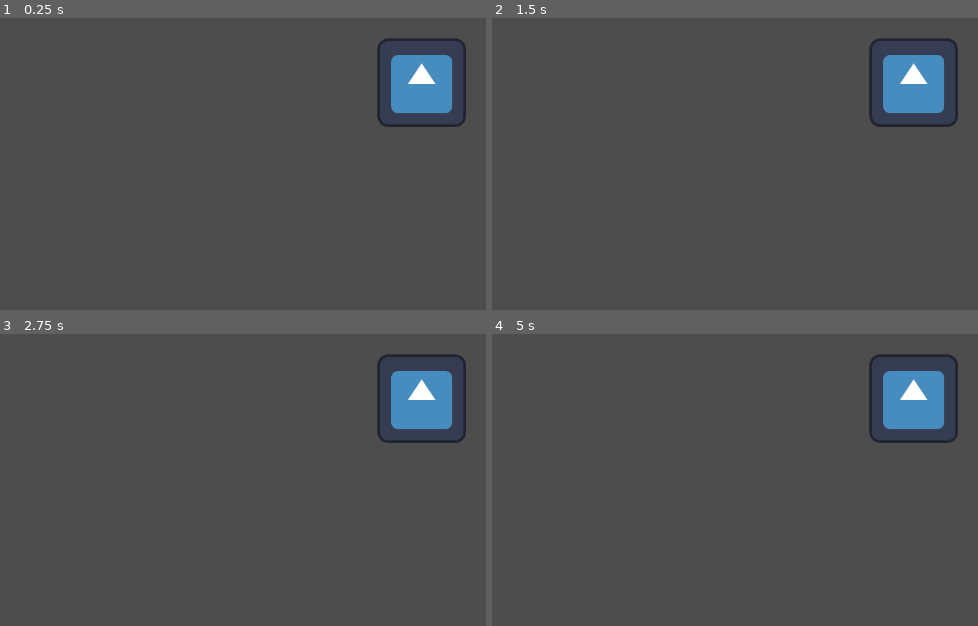
Above: before the commit, frames 1-4 (two rows, left to right).
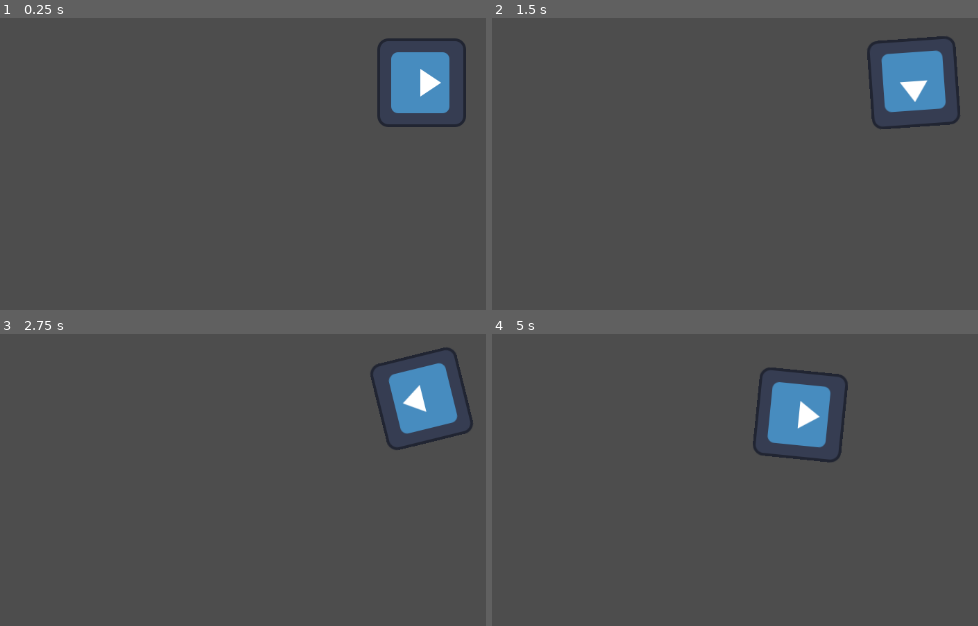
Above: after the commit, the same moments.

Repository: coco3167/Asteroids
Game: Godot game, scene res://Nodes/Scene.tscn
Same seed, same stepped clock (60 frames per second), same inputs: the game is played once before the commit and once after it. The engine's default icon, where the game draws it, is replaced by a stand-in: a white triangle on a blue panel in a dark square.
Inputs:
- Up to frame 1 (0.25 s): no input
- Up to frame 2 (1.5 s): tap Enter at 0.5 s; hold Right (ui_right) 0.53-1.28 s; hold Down (ui_down) from 1.28 s (still down)
- Up to frame 3 (2.75 s): tap Space at 2 s; release Down (ui_down) at 2.03 s; hold Right (ui_right) from 2.03 s (still down)
- Up to frame 4 (5 s): release Right (ui_right) at 2.78 s; hold Up (ui_up) 2.78-3.53 s; hold Left (ui_left) from 3.53 s (still down)

The runs differ from the first frame. In frame 1, 0.5% of the frame differs, in the area x 80-94%, y 11-33%; in frame 2, 1.1%; in frame 3, 1.8%; in frame 4, 6.5%, in the area x 53-96%, y 6-44%.

Commit message:
Player Movement
Player Movement Done

Diff:
--- a/Nodes/Player.tscn
+++ b/Nodes/Player.tscn
@@ -1,10 +1,21 @@
-[gd_scene load_steps=3 format=3 uid="uid://4u2d2j2qgc37"]
+[gd_scene load_steps=4 format=3 uid="uid://4u2d2j2qgc37"]
 
 [ext_resource type="Script" path="res://Scripts/Movement.gd" id="1_fg7wh"]
 [ext_resource type="Texture2D" uid="uid://cibr2cpydar7t" path="res://icon.svg" id="2_hueji"]
 
+[sub_resource type="RectangleShape2D" id="RectangleShape2D_ilg0r"]
+size = Vector2(128, 128)
+
 [node name="Node2D" type="Node2D"]
+
+[node name="CharacterBody2D" type="CharacterBody2D" parent="."]
 script = ExtResource("1_fg7wh")
+acceleration = 2
+rotationAcceleration = 2
 
-[node name="Sprite2D" type="Sprite2D" parent="."]
+[node name="Sprite2D" type="Sprite2D" parent="CharacterBody2D"]
+rotation = 1.5708
 texture = ExtResource("2_hueji")
+
+[node name="CollisionShape2D" type="CollisionShape2D" parent="CharacterBody2D"]
+shape = SubResource("RectangleShape2D_ilg0r")
--- a/Scripts/Movement.gd
+++ b/Scripts/Movement.gd
@@ -1,10 +1,8 @@
-extends Node2D
+extends CharacterBody2D
 
 @export var acceleration = 1
-var _speed = 0
 
 @export var rotationAcceleration = 1
-var _rotation = 0
 
 
 
@@ -14,17 +12,14 @@
 
 
 # Called every frame. 'delta' is the elapsed time since the previous frame.
-func _process(delta):
-	HandleSpeed()
-	HandleRotation()
-	print(str(_speed) + " " + str(_rotation))
+func _physics_process(delta):
+	HandleRotation(delta)
+	HandleSpeed(delta)
+	print(str(velocity) + " " + str(rotation))
+	move_and_slide()
 
-func HandleSpeed():
-	_speed += acceleration * ((int)(Input.is_action_pressed("ui_up")) - (int)(Input.is_action_pressed("ui_down")))
-	_speed = max(0, _speed)
+func HandleSpeed(delta):
+	velocity += int(Input.is_action_pressed("up")) * acceleration * transform.x
 
-func HandleRotation():
-	_rotation += rotationAcceleration * ((int)(Input.is_action_pressed("ui_right")) - (int)(Input.is_action_pressed("ui_left")))
-	#Handle overflow
-	_rotation = max(-180, _rotation)
-	_rotation = min(180, _rotation)
+func HandleRotation(delta):
+	rotation += (Input.get_axis("left", "right")) * rotationAcceleration * delta
--- a/project.godot
+++ b/project.godot
@@ -15,6 +15,33 @@
 config/features=PackedStringArray("4.0", "Mobile")
 config/icon="res://icon.svg"
 
+[input]
+
+left={
+"deadzone": 0.5,
+"events": [Object(InputEventKey,"resource_local_to_scene":false,"resource_name":"","device":0,"window_id":0,"alt_pressed":false,"shift_pressed":false,"ctrl_pressed":false,"meta_pressed":false,"pressed":false,"keycode":0,"physical_keycode":4194319,"key_label":0,"unicode":0,"echo":false,"script":null)
+, Object(InputEventKey,"resource_local_to_scene":false,"resource_name":"","device":-1,"window_id":0,"alt_pressed":false,"shift_pressed":false,"ctrl_pressed":false,"meta_pressed":false,"pressed":false,"keycode":0,"physical_keycode":65,"key_label":0,"unicode":113,"echo":false,"script":null)
+]
+}
+right={
+"deadzone": 0.5,
+"events": [Object(InputEventKey,"resource_local_to_scene":false,"resource_name":"","device":-1,"window_id":0,"alt_pressed":false,"shift_pressed":false,"ctrl_pressed":false,"meta_pressed":false,"pressed":false,"keycode":0,"physical_keycode":4194321,"key_label":0,"unicode":0,"echo":false,"script":null)
+, Object(InputEventKey,"resource_local_to_scene":false,"resource_name":"","device":-1,"window_id":0,"alt_pressed":false,"shift_pressed":false,"ctrl_pressed":false,"meta_pressed":false,"pressed":false,"keycode":0,"physical_keycode":68,"key_label":0,"unicode":100,"echo":false,"script":null)
+]
+}
+up={
+"deadzone": 0.5,
+"events": [Object(InputEventKey,"resource_local_to_scene":false,"resource_name":"","device":-1,"window_id":0,"alt_pressed":false,"shift_pressed":false,"ctrl_pressed":false,"meta_pressed":false,"pressed":false,"keycode":0,"physical_keycode":87,"key_label":0,"unicode":122,"echo":false,"script":null)
+, Object(InputEventKey,"resource_local_to_scene":false,"resource_name":"","device":-1,"window_id":0,"alt_pressed":false,"shift_pressed":false,"ctrl_pressed":false,"meta_pressed":false,"pressed":false,"keycode":0,"physical_keycode":4194320,"key_label":0,"unicode":0,"echo":false,"script":null)
+]
+}
+down={
+"deadzone": 0.5,
+"events": [Object(InputEventKey,"resource_local_to_scene":false,"resource_name":"","device":-1,"window_id":0,"alt_pressed":false,"shift_pressed":false,"ctrl_pressed":false,"meta_pressed":false,"pressed":false,"keycode":0,"physical_keycode":83,"key_label":0,"unicode":115,"echo":false,"script":null)
+, Object(InputEventKey,"resource_local_to_scene":false,"resource_name":"","device":-1,"window_id":0,"alt_pressed":false,"shift_pressed":false,"ctrl_pressed":false,"meta_pressed":false,"pressed":false,"keycode":0,"physical_keycode":4194322,"key_label":0,"unicode":0,"echo":false,"script":null)
+]
+}
+
 [rendering]
 
 renderer/rendering_method="mobile"
